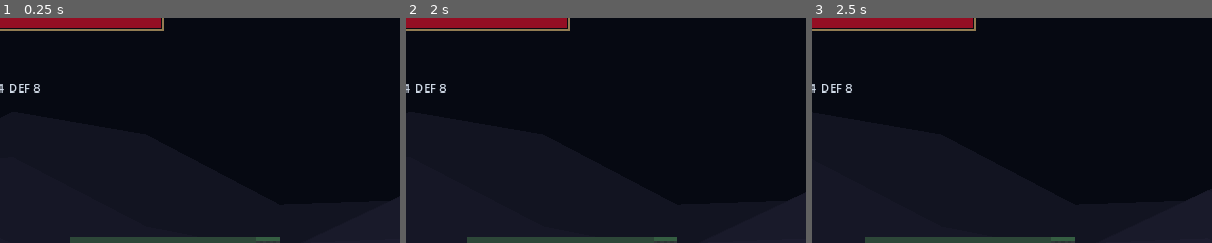
Above: before the commit, frames 1-3 (left to right).
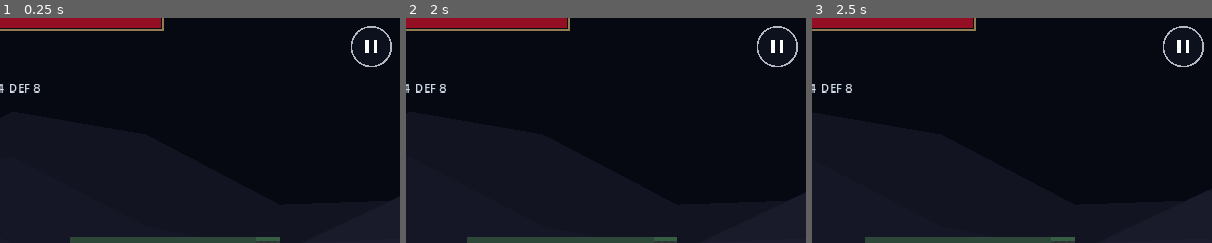
Above: after the commit, the same moments.

Repository: QuachGia1994/ShadowRift
Game: Godot game, scene res://scenes/game.tscn
The game is run twice, just before and just after one commit, with the same random seed, the same clock (stepped at 60 frames per second) and the same inputs.
Inputs (mouse positions are % of the whole screen's width and height, from its top left):
- Up to frame 1 (0.25 s): no input
- Up to frame 2 (2 s): tap Enter at 0.5 s; move the mouse to (72, 45) at 0.52 s; hold D 0.53-1.25 s; tap J at 0.6 s; click (72, 45) at 0.67 s; tap Space at 0.77 s; drag from (30, 55) to (97, 78) at 1.27 s
- Up to frame 3 (2.5 s): move the mouse to (60, 28) at 2.02 s; hold A from 2.03 s (still down); tap L at 2.1 s
The pictures show only the part of the screen within x 48-98%, y 11-61%; the shares and areas given below are measured in that part.

The runs differ from the first frame. In frame 1, 0.3% of the frame differs, in the area x 87-98%, y 3-22%; in frame 2, 0.3%; in frame 3, 0.3%.

Commit message:
Close out ShadowRift v1 source gates

Diff:
--- a/scripts/input/mobile_controls.gd
+++ b/scripts/input/mobile_controls.gd
@@ -1,5 +1,7 @@
 extends Control
 class_name MobileControls
+
+signal pause_requested
 
 const LEFT_ZONE_RATIO := 0.46
 const JOYSTICK_RADIUS := 62.0
@@ -12,14 +14,18 @@
 var _pending_actions := {"attack": false, "skill_one": false, "skill_two": false}
 
 func _ready() -> void:
+	process_mode = Node.PROCESS_MODE_ALWAYS
 	mouse_filter = Control.MOUSE_FILTER_IGNORE
 	set_process_input(true)
 	queue_redraw()
 
 func _input(event: InputEvent) -> void:
+	if event is InputEventKey and event.pressed and not event.echo and event.keycode == KEY_ESCAPE:
+		pause_requested.emit()
+		return
 	if event is InputEventScreenTouch:
 		_handle_touch(event)
-	elif event is InputEventScreenDrag and event.index == _left_touch:
+	elif event is InputEventScreenDrag and event.index == _left_touch and not get_tree().paused:
 		_left_position = event.position
 		queue_redraw()
 
@@ -41,6 +47,12 @@
 
 func _handle_touch(event: InputEventScreenTouch) -> void:
 	if event.pressed:
+		if event.position.distance_to(_pause_center()) <= 34.0:
+			pause_requested.emit()
+			queue_redraw()
+			return
+		if get_tree().paused:
+			return
 		if event.position.x < size.x * LEFT_ZONE_RATIO and _left_touch < 0:
 			_left_touch = event.index
 			_left_origin = event.position
@@ -73,6 +85,9 @@
 		_:
 			return Vector2(size.x - 245.0, size.y - 65.0)
 
+func _pause_center() -> Vector2:
+	return Vector2(size.x - 50.0, 92.0)
+
 func _draw() -> void:
 	var joystick_center := _left_origin if _left_touch >= 0 else Vector2(105.0, size.y - 105.0)
 	draw_circle(joystick_center, JOYSTICK_RADIUS, Color(0.08, 0.11, 0.18, 0.62))
@@ -84,6 +99,11 @@
 	_draw_button("attack", Color(0.68, 0.13, 0.16, 0.85), "A")
 	_draw_button("skill_one", Color(0.10, 0.42, 0.76, 0.85), "1")
 	_draw_button("skill_two", Color(0.39, 0.18, 0.66, 0.85), "2")
+	var pause_center := _pause_center()
+	draw_circle(pause_center, 24.0, Color(0.05, 0.07, 0.12, 0.88))
+	draw_arc(pause_center, 24.0, 0.0, TAU, 28, Color(0.82, 0.84, 0.88, 0.85), 2.0)
+	draw_rect(Rect2(pause_center + Vector2(-7.0, -8.0), Vector2(4.0, 16.0)), Color.WHITE)
+	draw_rect(Rect2(pause_center + Vector2(3.0, -8.0), Vector2(4.0, 16.0)), Color.WHITE)
 
 func _draw_button(action: String, color: Color, label: String) -> void:
 	var center := _button_center(action)
--- a/scripts/ui/game_hud.gd
+++ b/scripts/ui/game_hud.gd
@@ -8,6 +8,7 @@
 var _boss_maximum := 1
 var _network_state := "LOCAL"
 var _network_detail := "editor_debug"
+var _paused := false
 
 func configure(hero: Hero, boss: BossController) -> void:
 	_hero = hero
@@ -20,12 +21,13 @@
 	_boss_maximum = boss_health.y
 
 func _ready() -> void:
+	process_mode = Node.PROCESS_MODE_ALWAYS
 	mouse_filter = Control.MOUSE_FILTER_IGNORE
 	set_process_input(true)
 	queue_redraw()
 
 func _input(event: InputEvent) -> void:
-	if not event is InputEventScreenTouch or not event.pressed or not is_instance_valid(_hero):
+	if _paused or not event is InputEventScreenTouch or not event.pressed or not is_instance_valid(_hero):
 		return
 	if Rect2(26.0, 126.0, 190.0, 30.0).has_point(event.position):
 		_hero.cycle_equipment(&"weapon")
@@ -45,6 +47,10 @@
 func set_network_status(state: String, detail: String) -> void:
 	_network_state = state
 	_network_detail = detail
+	queue_redraw()
+
+func set_pause_state(paused: bool) -> void:
+	_paused = paused
 	queue_redraw()
 
 func _draw() -> void:
@@ -72,6 +78,10 @@
 			draw_string(ThemeDB.fallback_font, Vector2(size.x * 0.5 - 175.0, size.y * 0.5 + 20.0), _network_detail, HORIZONTAL_ALIGNMENT_LEFT, 350.0, 12, Color(0.78, 0.78, 0.82))
 	if is_instance_valid(_boss) and _boss_current > 0:
 		_draw_bar(Rect2(size.x * 0.5 - 180.0, 54.0, 360.0, 18.0), _boss_current, _boss_maximum, Color(0.58, 0.06, 0.14), "RIFT WARDEN")
+	if _paused:
+		draw_rect(Rect2(Vector2.ZERO, size), Color(0.01, 0.015, 0.03, 0.74))
+		draw_string(ThemeDB.fallback_font, Vector2(size.x * 0.5 - 54.0, size.y * 0.5 - 6.0), "PAUSED", HORIZONTAL_ALIGNMENT_LEFT, -1, 28, Color.WHITE)
+		draw_string(ThemeDB.fallback_font, Vector2(size.x * 0.5 - 105.0, size.y * 0.5 + 24.0), "Tap || to resume", HORIZONTAL_ALIGNMENT_LEFT, -1, 15, Color(0.80, 0.84, 0.90))
 
 func _draw_bar(rect: Rect2, current: int, maximum: int, color: Color, label: String) -> void:
 	var ratio := clampf(float(current) / float(maxi(1, maximum)), 0.0, 1.0)
--- a/scripts/world/game_world.gd
+++ b/scripts/world/game_world.gd
@@ -12,6 +12,8 @@
 var _server_client: ServerAuthorityClient
 var _server_enemies: Dictionary = {}
 var _hud: GameHud
+var _controls: MobileControls
+var _paused_by_user := false
 
 func _ready() -> void:
 	_create_zone()
@@ -61,10 +63,11 @@
 	var layer := CanvasLayer.new()
 	layer.layer = 20
 	add_child(layer)
-	var controls := MobileControls.new()
-	controls.set_anchors_and_offsets_preset(Control.PRESET_FULL_RECT)
-	controls.add_to_group("mobile_controls")
-	layer.add_child(controls)
+	_controls = MobileControls.new()
+	_controls.set_anchors_and_offsets_preset(Control.PRESET_FULL_RECT)
+	_controls.add_to_group("mobile_controls")
+	_controls.pause_requested.connect(_toggle_user_pause)
+	layer.add_child(_controls)
 
 func _create_hero() -> void:
 	_hero = Hero.new()
@@ -108,6 +111,7 @@
 
 func _create_server_authority() -> void:
 	_server_client = ServerAuthorityClient.new()
+	_server_client.process_mode = Node.PROCESS_MODE_ALWAYS
 	_server_client.snapshot_received.connect(_apply_server_snapshot)
 	_server_client.server_events_received.connect(_apply_server_events)
 	_server_client.connection_state_changed.connect(_on_server_connection_changed)
@@ -152,6 +156,14 @@
 	if is_instance_valid(_hud):
 		_hud.set_network_status(state, detail)
 
+func _toggle_user_pause() -> void:
+	_paused_by_user = not _paused_by_user
+	if _server_authority_enabled and is_instance_valid(_server_client):
+		_server_client.set_move_direction(0)
+	if is_instance_valid(_hud):
+		_hud.set_pause_state(_paused_by_user)
+	get_tree().paused = _paused_by_user
+
 func _load_progress() -> void:
 	var result := _save_repository.load_game()
 	if result.ok:
@@ -166,6 +178,10 @@
 func _notification(what: int) -> void:
 	if what == NOTIFICATION_WM_CLOSE_REQUEST or what == NOTIFICATION_APPLICATION_PAUSED:
 		_save_progress()
+
+func _exit_tree() -> void:
+	if _paused_by_user and is_instance_valid(get_tree()):
+		get_tree().paused = false
 
 func _create_zone() -> void:
 	var zone := ZoneBuilder.new()
--- a/tests/test_runner.gd
+++ b/tests/test_runner.gd
@@ -26,15 +26,22 @@
 
 func _run() -> void:
 	_test_profile_recomputes_stats()
+	_test_player_fsm_and_combo()
+	_test_multitouch_isolation_and_landscape_bounds()
+	_test_zone_structure()
+	_test_enemy_and_boss_fsm_smoke()
+	_test_inventory_cycles_canonical_equipment()
 	_test_save_rejects_tampering()
 	_test_combat_uses_canonical_damage()
 	_test_pool_reuses_items()
+	_test_performance_contract()
 	_test_reconnect_backoff_is_bounded()
 	_test_fail_closed_locks_and_clears_intents()
 	_test_resume_transitions_are_fail_closed()
+	await _test_full_scene_boot_and_pause()
 	await process_frame
 	if _failures == 0:
-		print("PASS: 7 behavior tests")
+		print("PASS: 14 behavior tests")
 	quit(_failures)
 
 func _test_profile_recomputes_stats() -> void:
@@ -44,6 +51,120 @@
 	_expect(int(profile.get_canonical_stats().attack) > base_attack, "weapon changes canonical attack")
 	_expect(not profile.equip(&"armor", &"unknown"), "unknown armor is rejected")
 	_expect(profile.is_canonical(profile.get_stats()), "display stats match canonical stats")
+
+func _test_player_fsm_and_combo() -> void:
+	var controls := MobileControls.new()
+	controls.size = Vector2(960.0, 540.0)
+	controls.add_to_group("mobile_controls")
+	root.add_child(controls)
+	var hero := Hero.new()
+	root.add_child(hero)
+	hero._set_state(Hero.State.MOVE)
+	_expect(hero.state == Hero.State.MOVE, "hero enters move state")
+	hero._combo_grace = 0.0
+	hero._start_attack()
+	_expect(hero.state == Hero.State.ATTACK and hero._combo_step == 1, "first attack starts combo step one")
+	hero._combo_grace = 0.2
+	hero._start_attack()
+	_expect(hero._combo_step == 2, "second attack is capped at combo step two")
+	hero.apply_hurt(Vector2(10.0, -5.0))
+	_expect(hero.state == Hero.State.HURT, "hero enters hurt state")
+	hero.die()
+	_expect(hero.state == Hero.State.DEATH, "hero enters death state")
+	controls.remove_from_group("mobile_controls")
+	hero.queue_free()
+	controls.queue_free()
+
+func _test_multitouch_isolation_and_landscape_bounds() -> void:
+	var controls := MobileControls.new()
+	controls.size = Vector2(1170.0, 540.0)
+	root.add_child(controls)
+	var left := InputEventScreenTouch.new()
+	left.index = 1
+	left.position = Vector2(105.0, 435.0)
+	left.pressed = true
+	controls._handle_touch(left)
+	var attack := InputEventScreenTouch.new()
+	attack.index = 2
+	attack.position = controls._button_center("attack")
+	attack.pressed = true
+	controls._handle_touch(attack)
+	_expect(controls._left_touch == 1, "left thumb owns joystick independently")
+	_expect(int(controls._button_owners.attack) == 2, "right thumb owns attack independently")
+	_expect(controls.consume_action(&"attack"), "attack touch queues exactly one action")
+	for action in ["attack", "skill_one", "skill_two"]:
+		var center: Vector2 = controls._button_center(action)
+		_expect(center.x > controls.size.x * 0.5 and center.x < controls.size.x, "%s stays inside landscape right half" % action)
+		_expect(center.y > 0.0 and center.y < controls.size.y, "%s stays vertically on-screen" % action)
+	var pause_center := controls._pause_center()
+	_expect(pause_center.x > controls.size.x * 0.5 and pause_center.y > 0.0, "pause control stays in landscape safe quadrant")
+	var left_release := InputEventScreenTouch.new()
+	left_release.index = 1
+	left_release.position = left.position
+	left_release.pressed = false
+	controls._handle_touch(left_release)
+	var attack_release := InputEventScreenTouch.new()
+	attack_release.index = 2
+	attack_release.position = attack.position
+	attack_release.pressed = false
+	controls._handle_touch(attack_release)
+	controls.queue_free()
+
+func _test_zone_structure() -> void:
+	var zone := ZoneBuilder.new()
+	zone.build()
+	root.add_child(zone)
+	var tile_layers := 0
+	var hazards := 0
+	var one_way_platforms := 0
+	for child in zone.get_children():
+		if child is TileMapLayer:
+			tile_layers += 1
+		elif child is Hazard:
+			hazards += 1
+		elif child is StaticBody2D:
+			for shape_node in child.get_children():
+				if shape_node is CollisionShape2D and shape_node.one_way_collision:
+					one_way_platforms += 1
+	_expect(tile_layers == 3, "zone builds exactly three TileMapLayer nodes")
+	_expect(hazards == 1, "zone builds the v1 hazard")
+	_expect(one_way_platforms == 2, "zone builds both one-way platforms")
+	zone.queue_free()
+
+func _test_enemy_and_boss_fsm_smoke() -> void:
+	var hero := Hero.new()
+	hero.position = Vector2(350.0, 400.0)
+	root.add_child(hero)
+	var enemy := EnemyController.new()
+	enemy.configure(EnemyController.Kind.WARDEN, hero)
+	enemy.position = Vector2(300.0, 400.0)
+	root.add_child(enemy)
+	enemy._update_patrol(0.0)
+	_expect(enemy.state == EnemyController.State.AGGRO, "warden patrol enters aggro near hero")
+	enemy._update_aggro(0.0)
+	_expect(enemy.state == EnemyController.State.ATTACK, "warden aggro enters attack in range")
+	var boss := BossController.new()
+	boss.configure(hero)
+	boss.position = Vector2(300.0, 400.0)
+	root.add_child(boss)
+	boss.state = BossController.State.CHASE
+	boss._update_chase()
+	_expect(boss.state == BossController.State.WINDUP, "boss chase enters windup in range")
+	boss._start_strike()
+	_expect(boss.state == BossController.State.STRIKE, "boss windup advances to strike")
+	boss.queue_free()
+	enemy.queue_free()
+	hero.queue_free()
+
+func _test_inventory_cycles_canonical_equipment() -> void:
+	var hero := Hero.new()
+	root.add_child(hero)
+	var profile := hero.get_profile()
+	var before := profile.weapon_id
+	hero.cycle_equipment(&"weapon")
+	_expect(profile.weapon_id != before, "touch inventory cycle changes weapon")
+	_expect(profile.is_canonical(profile.get_stats()), "cycled equipment keeps canonical stats")
+	hero.queue_free()
 
 func _test_save_rejects_tampering() -> void:
 	var repository := SaveRepository.new()
@@ -91,6 +212,10 @@
 
 func _make_pool_item() -> Node2D:
 	return Node2D.new()
+
+func _test_performance_contract() -> void:
+	_expect(Engine.max_fps == 60, "runtime keeps the 60 FPS cap")
+	_expect(PerformanceBudget.DRAW_CALL_BUDGET == 50, "draw-call budget remains capped at 50")
 
 func _test_reconnect_backoff_is_bounded() -> void:
 	_expect(ServerAuthorityClient.compute_retry_delay(0, 0.0) > 0.0, "first retry delay is positive")
@@ -140,6 +265,26 @@
 	_expect(client._next_sequence == 6, "resume refreshes sequence only from the server snapshot")
 	_expect(labels.has("RECONNECTING") and labels.has("ONLINE"), "HUD receives reconnecting and online labels")
 
+func _test_full_scene_boot_and_pause() -> void:
+	var packed := load("res://scenes/game.tscn") as PackedScene
+	_expect(packed != null, "main game scene loads")
+	if packed == null:
+		return
+	var game := packed.instantiate()
+	root.add_child(game)
+	await process_frame
+	_expect(is_instance_valid(game._hero), "game scene creates hero")
+	_expect(is_instance_valid(game._boss), "game scene creates boss")
+	_expect(is_instance_valid(game._hud), "game scene creates HUD")
+	_expect(is_instance_valid(game._controls), "game scene creates mobile controls")
+	_expect(game._controls.process_mode == Node.PROCESS_MODE_ALWAYS, "pause control remains responsive while paused")
+	game._toggle_user_pause()
+	_expect(paused and game._hud._paused, "pause freezes tree and shows overlay")
+	game._toggle_user_pause()
+	_expect(not paused and not game._hud._paused, "resume restores gameplay")
+	game.queue_free()
+	await process_frame
+
 func _expect(condition: bool, label: String) -> void:
 	if condition:
 		return
Not shown, changed: docs/plan/build-v1.md
Not shown, changed: tools/verify_project.py
